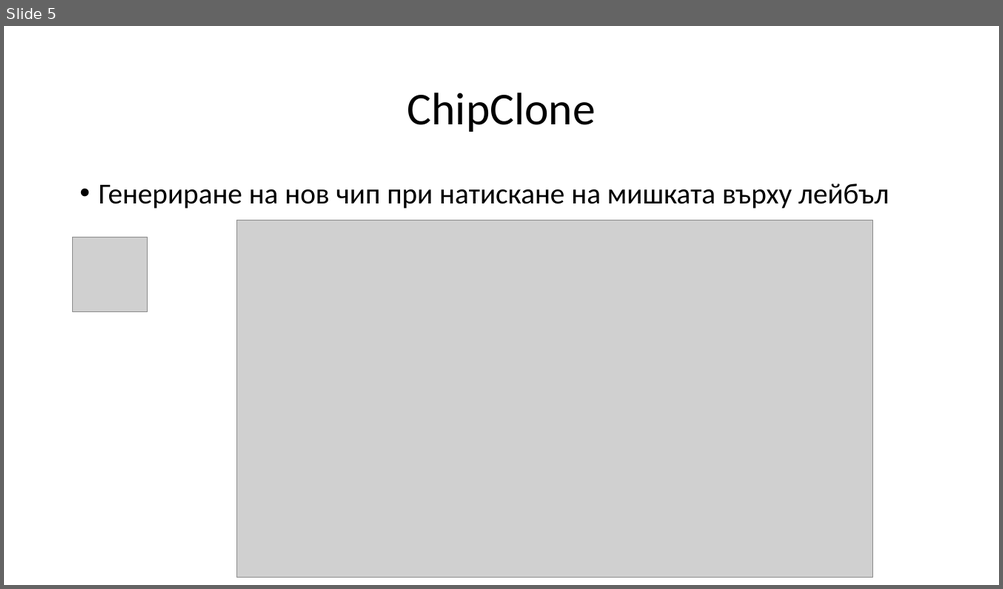
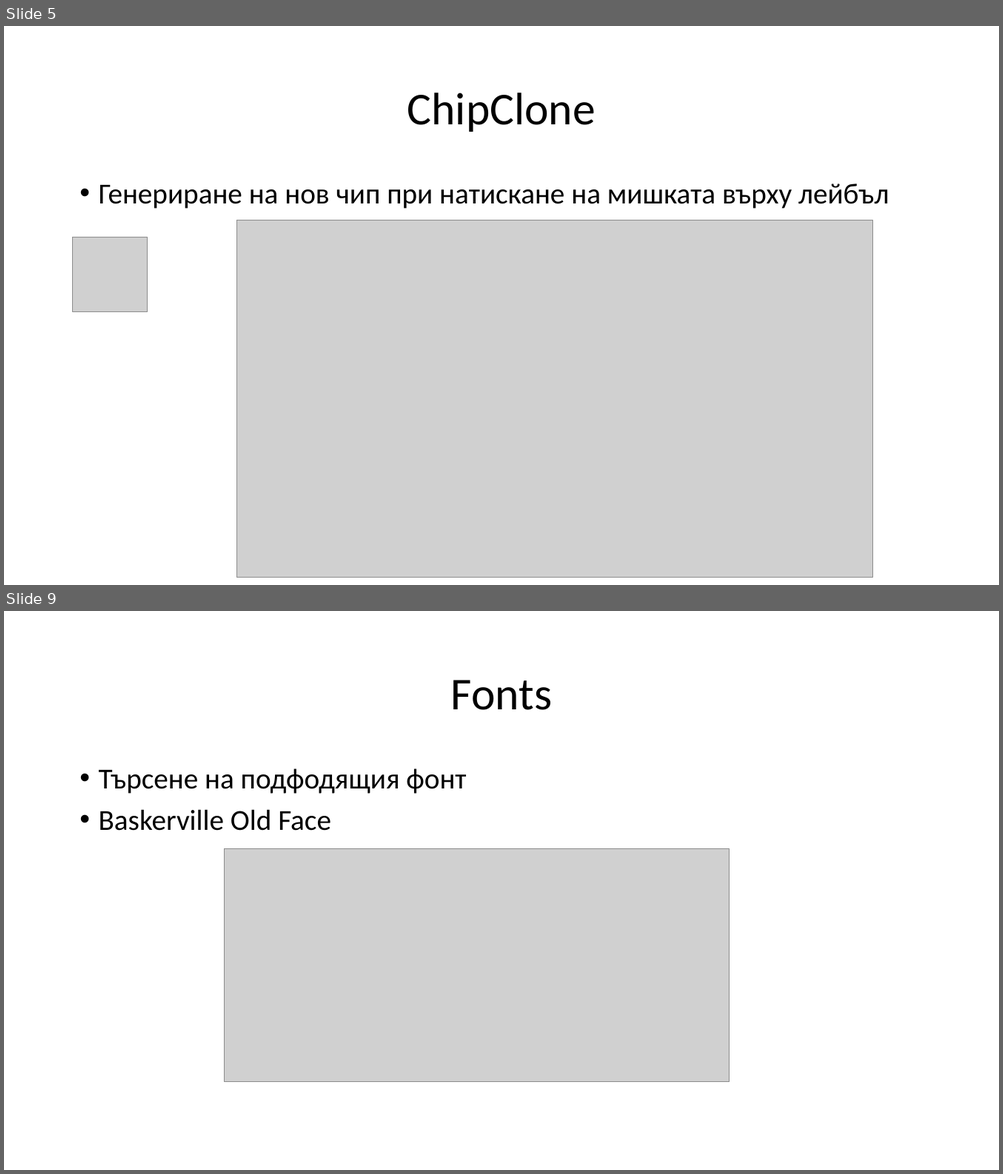
Before and after one commit to moplest/dsfsfdfds, a slide deck: Prezentaciq/problemiii.pptx. Shown one above the other, each under a label of ours: slide 5 before the commit, slides 5 and 9 after it; the slides between them are not shown. The pictures are 1003x589 and 1003x1174 pixels, drawn with LibreOffice and Linux fonts; fonts in the diff are those of the drawing; grey boxes stand for pictures. Boxes give left, top, right and bottom in pixels: in the first picture for what was removed or moved away, otherwise in the second. Text is boxed around its words. In the diff, an @@ line names an element or a change of style, - is before the commit and + after.

```diff
--- a/Prezentaciq/problemiii.pptx
+++ b/Prezentaciq/problemiii.pptx
@@ slide 9 added at [4,611,999,1170], background #FFFFFF @@
@@ title added at [451,680,552,710], 44 pt, text #000000 @@
+Fonts
@@ text added at [99,769,466,831], 28 pt, text #000000 @@
+• Търсене на подфодящия фонт
+• Baskerville Old Face
@@ picture added at [224,849,729,1082] @@
```
Also in this commit, not shown: 3 slides changed, 4 other slides added, 8 other files.
